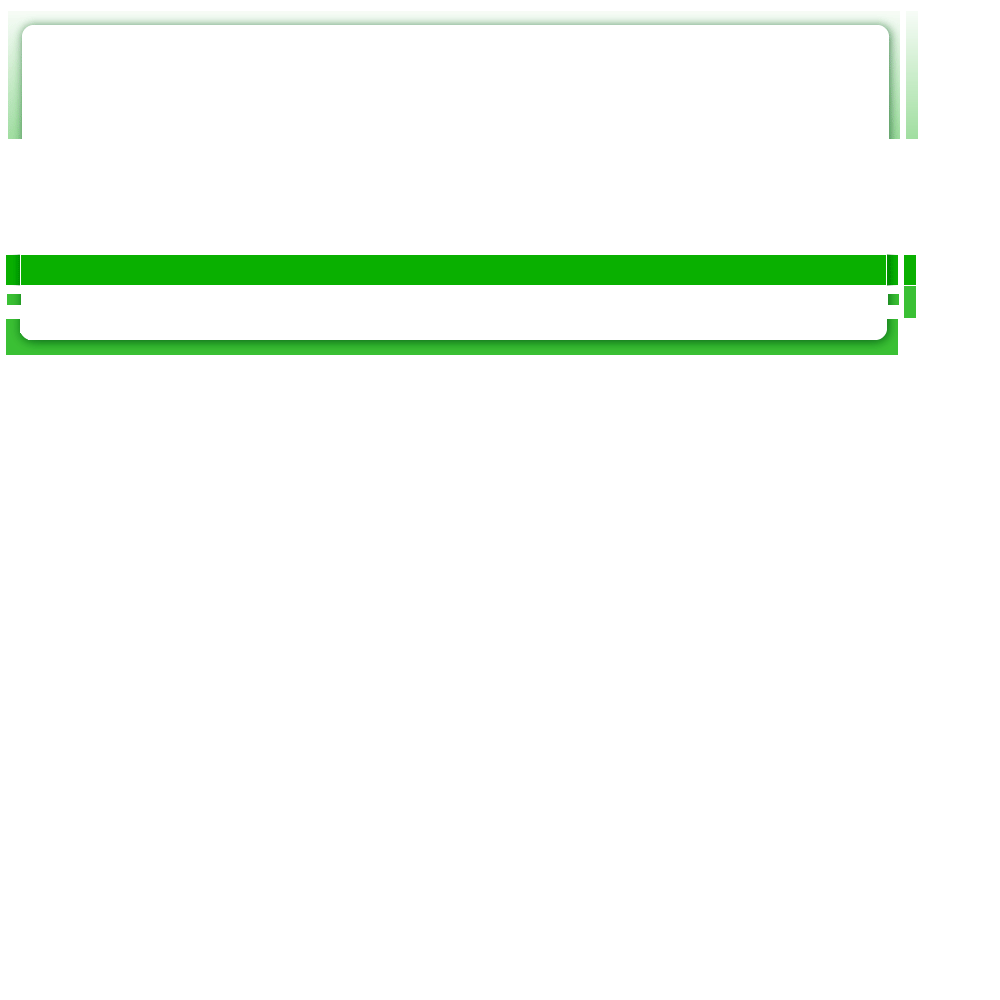
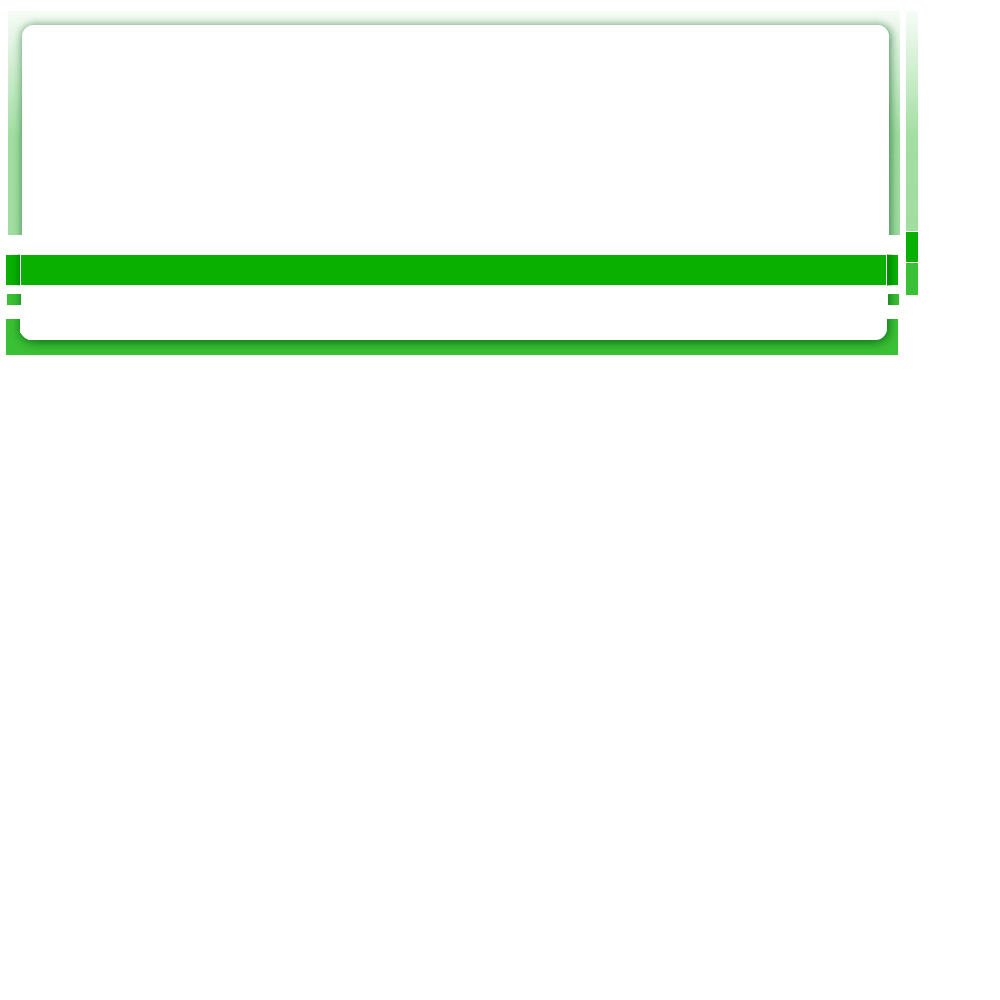
Before/after of a 1000 x 1000 layered artwork. What changed in the layer stack:
painted on "Background" over [8,139,918,318]
